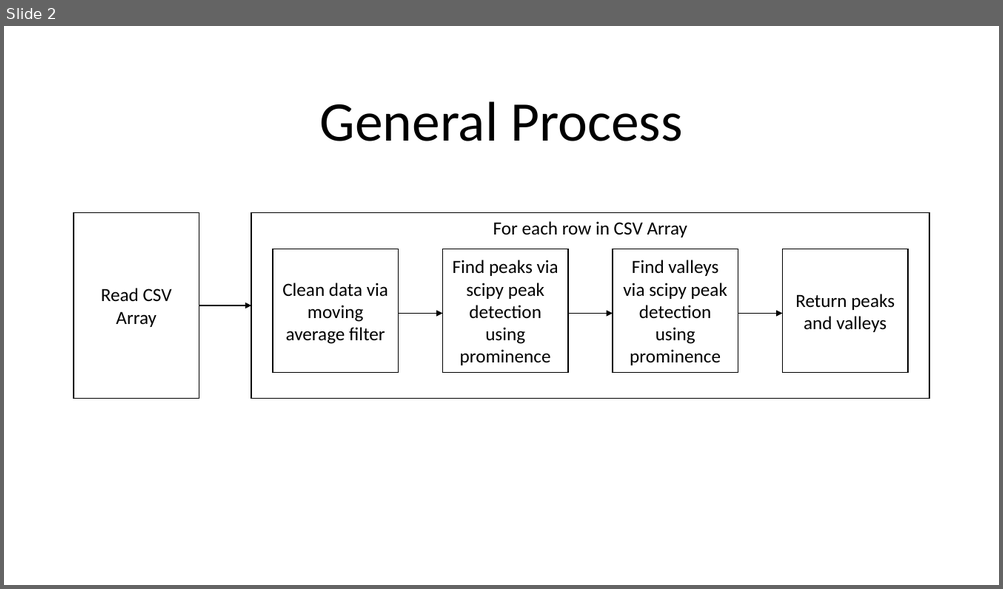
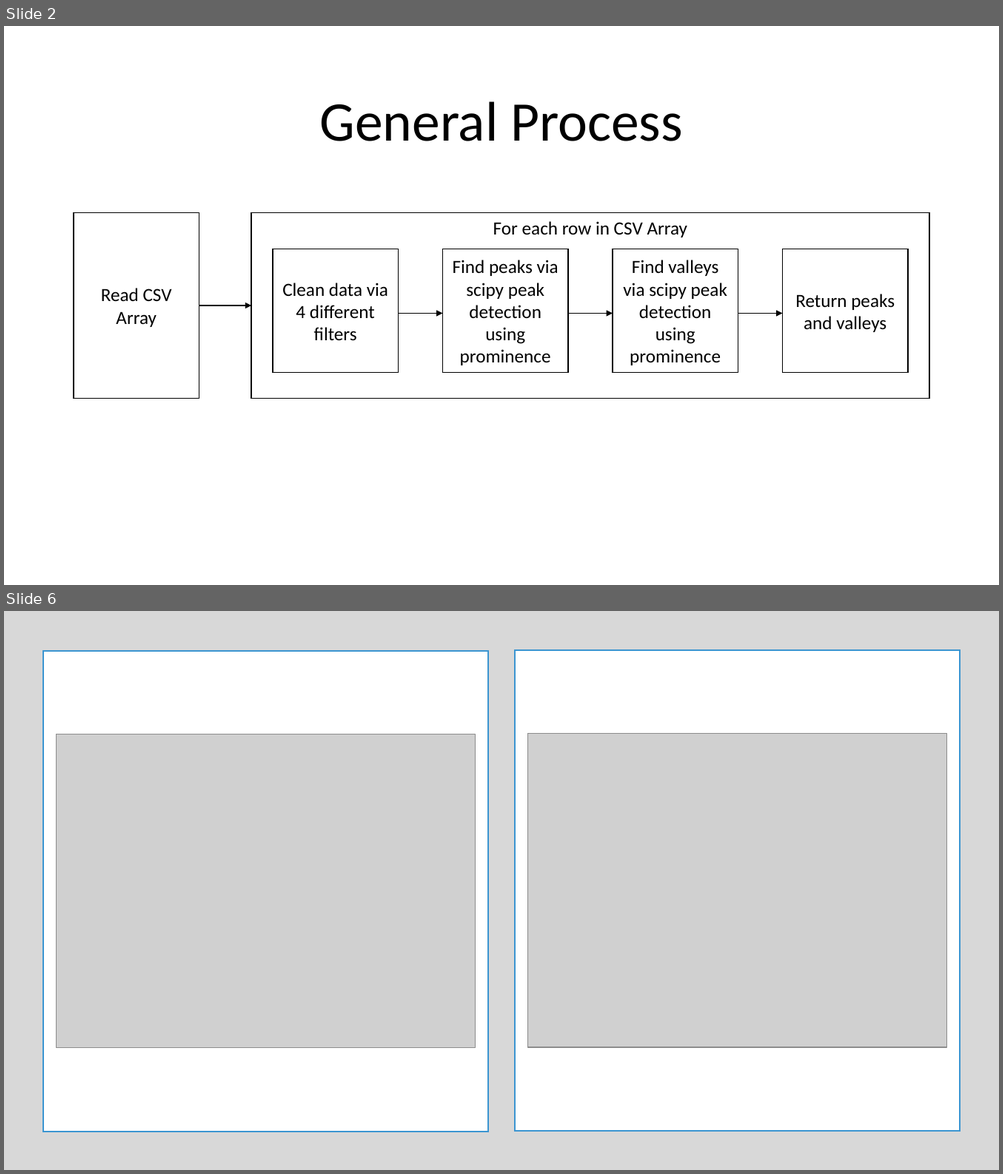
Before and after one commit to thesixtium/AFM_Peak_Detection, a slide deck: Peak Detection Information Slides.pptx. Shown one above the other, each under a label of ours: slide 2 before the commit, slides 2 and 6 after it; the slides between them are not shown. The pictures are 1003x589 and 1003x1174 pixels, drawn with LibreOffice and Linux fonts; fonts in the diff are those of the drawing; grey boxes stand for pictures. Boxes give left, top, right and bottom in pixels: in the first picture for what was removed or moved away, otherwise in the second. Text is boxed around its words. In the diff, an @@ line names an element or a change of style, - is before the commit and + after.

```diff
--- a/Peak Detection Information Slides.pptx
+++ b/Peak Detection Information Slides.pptx
@@ slide 6 added at (4, 611, 999, 1170), background #FFFFFF @@
@@ rectangle added at (4, 611, 999, 1170), fill #808080 at 30% opacity @@
@@ rectangle added at (42, 650, 488, 1132), fill #FFFFFF, outline #3B95D1 1.5 pt @@
@@ rectangle added at (515, 650, 960, 1132), fill #FFFFFF, outline #3B95D1 1.5 pt @@
@@ picture added at (57, 734, 475, 1048) @@
@@ picture added at (528, 734, 946, 1048) @@
@@ slide 2 changed as well @@
@@ text in rectangle at (282, 283, 388, 341): text changed @@
-Clean data via moving average filter
+Clean data via 4 different filters
```
Also in this commit, not shown: 5 other slides changed, 6 other slides added.
